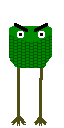
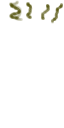
Before/after of a w=64, h=128 layered artwork. What changed in the layer stack:
added layer "extra_stink_lines" above "eyes_normal_peaceful" over [9, 0, 63, 24]
renamed "eyes_angry_glow" to "eyes_glow_angry", hid it, painted on it over [9, 12, 59, 57]
renamed "reg_slimy" to "body_reg_slimy", hid it, painted on it over [9, 26, 52, 68]
hid "arms_muscular", moved it above "arms_agile", painted on it over [9, 33, 52, 99]
hid "arms_agile", moved it above "legs_thin", painted on it over [9, 37, 52, 98]
hid "legs_thin" over [10, 38, 49, 126]
